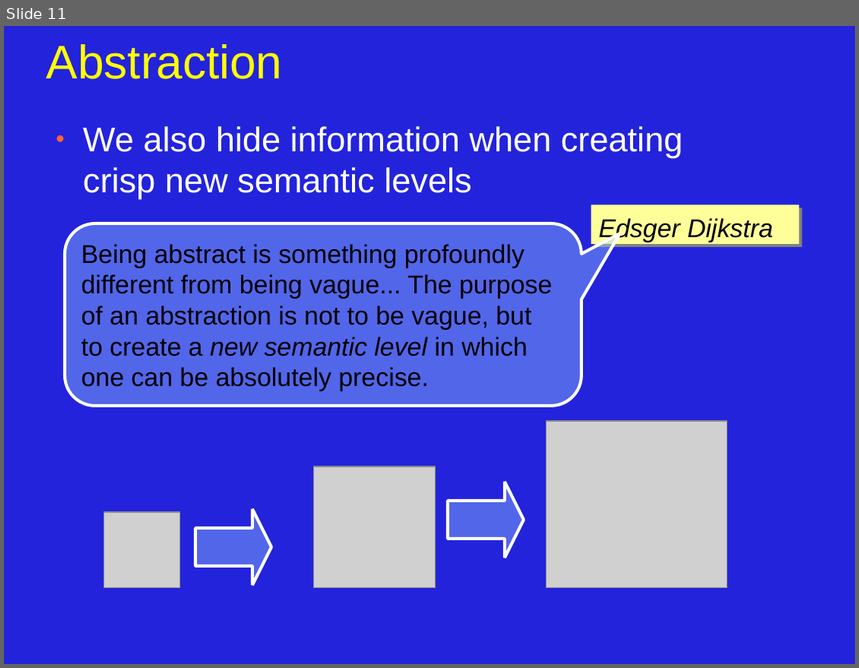
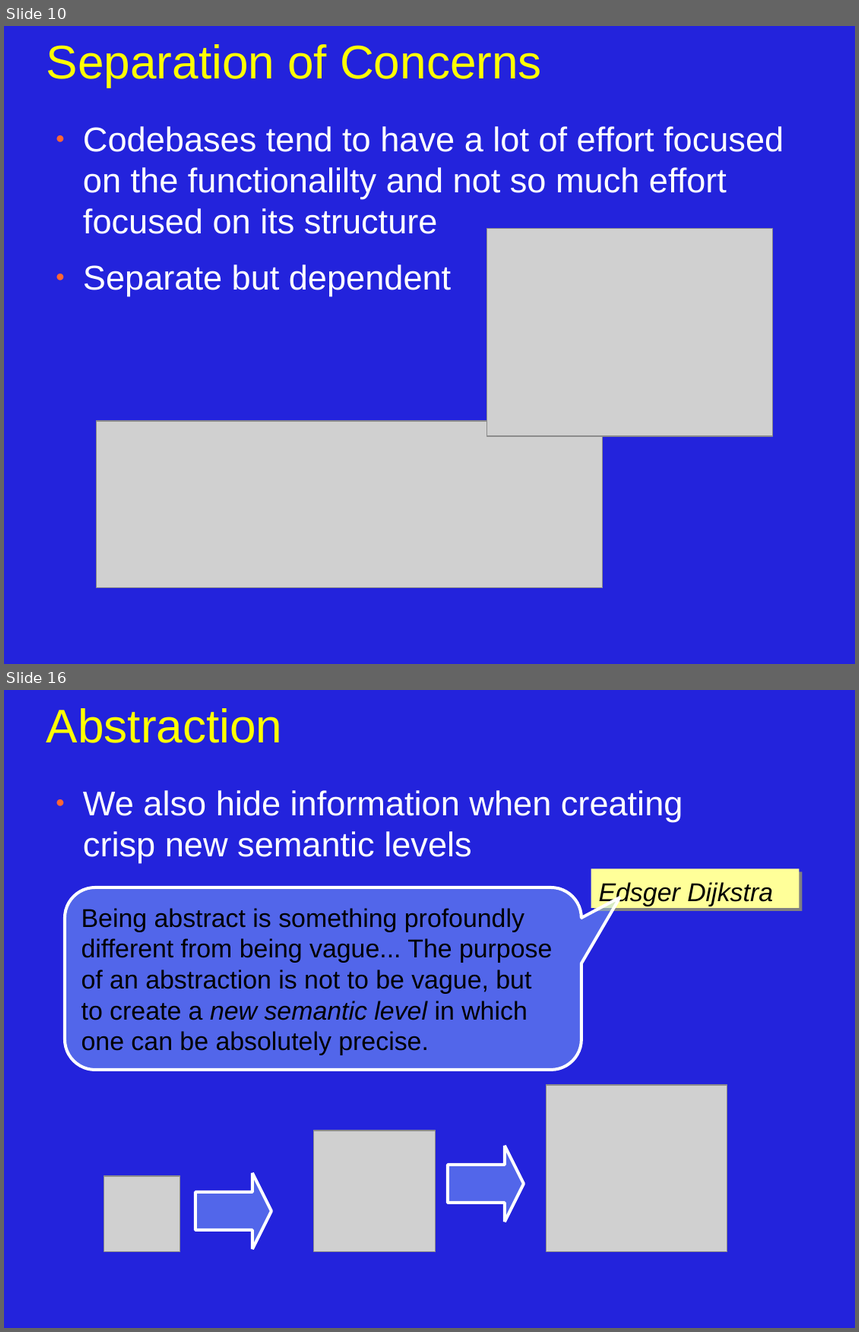
Before and after one commit to JonJagger/two-day-courses, a slide deck: cppf/08_Object_Oriented_Programming.odp. Shown one above the other, each under a label of ours: slide 11 before the commit, slides 10 and 16 after it; the slides between them are not shown. The pictures are 859x668 and 859x1332 pixels, drawn with LibreOffice and Linux fonts; fonts in the diff are those of the drawing; grey boxes stand for pictures. Boxes give left, top, right and bottom in pixels: in the first picture for what was removed or moved away, otherwise in the second. Text is boxed around its words. In the diff, an @@ line names an element or a change of style, - is before the commit and + after.

Commit message:
added separation of concerns slides to cppf/ch8

```diff
--- a/cppf/08_Object_Oriented_Programming.odp
+++ b/cppf/08_Object_Oriented_Programming.odp
@@ slide 10 added at (4, 26, 855, 664), background #2323DC @@
@@ title added at (47, 44, 542, 87), 44 pt, text #FFFF00 @@
+Separation of Concerns
@@ text added at (83, 126, 784, 297), 32 pt, text #FFFFFF @@
+● Codebases tend to have a lot of effort focused on the functionalilty and not so much effort focused on its structure
+● Separate but dependent
@@ picture added at (487, 228, 773, 436) @@
@@ picture added at (96, 421, 603, 589) @@
@@ what was slide 11 is now slide 16 @@
```
Also in this commit, not shown: 1 slide changed, 5 other slides added, 1 slide removed, 1 other file.
